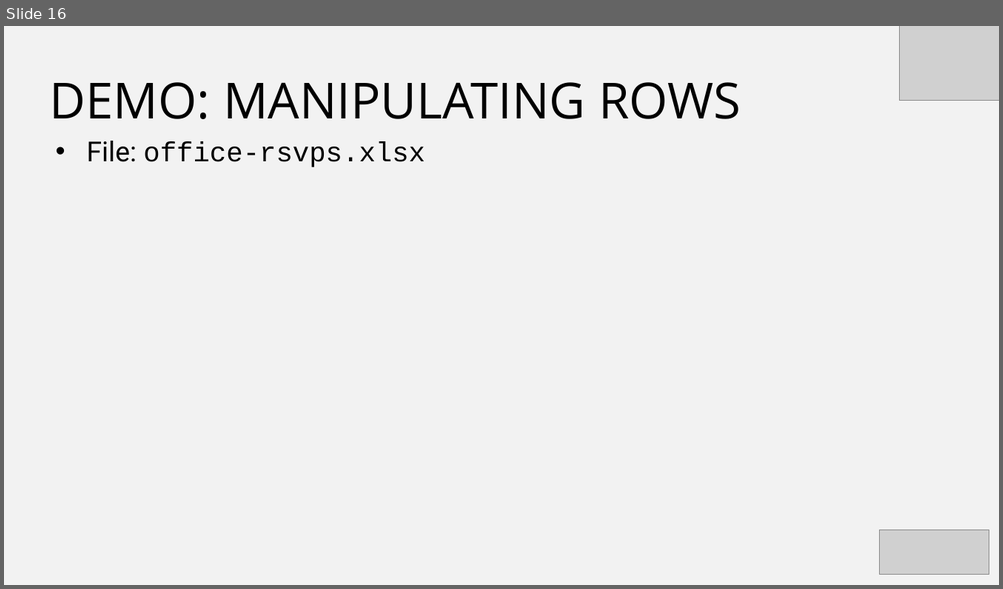
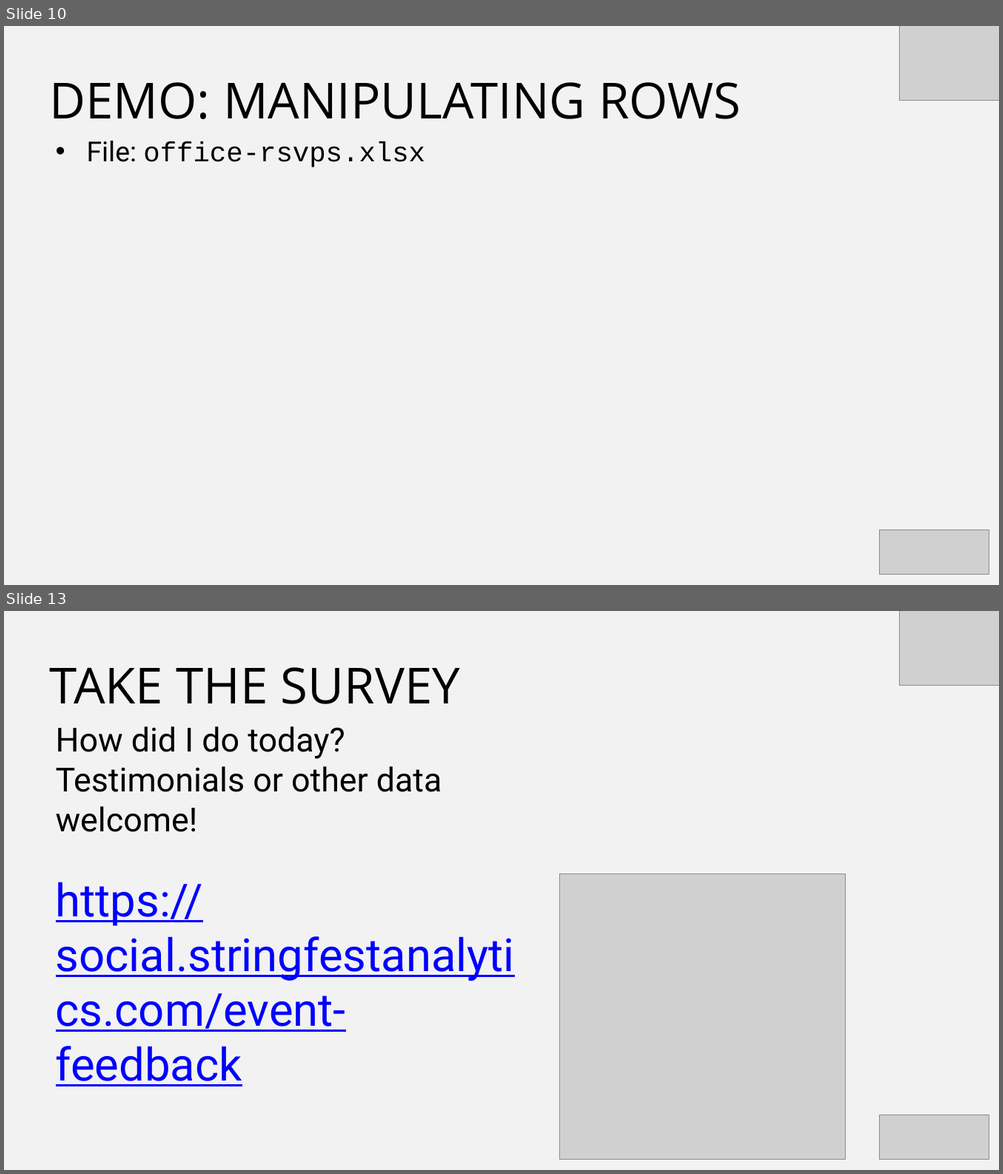
Before and after one commit to stringfestdata/pq-pdq, a slide deck: pq-pdq.pptx. Shown one above the other, each under a label of ours: slide 16 before the commit, slides 10 and 13 after it; the slides between them are not shown. The pictures are 1003x589 and 1003x1174 pixels, drawn with LibreOffice and Linux fonts; fonts in the diff are those of the drawing; grey boxes stand for pictures. Boxes give left, top, right and bottom in pixels: in the first picture for what was removed or moved away, otherwise in the second. Text is boxed around its words. In the diff, an @@ line names an element or a change of style, - is before the commit and + after.

```diff
--- a/pq-pdq.pptx
+++ b/pq-pdq.pptx
@@ slide 13 added at [4, 611, 999, 1170], background #F2F2F2 @@
@@ picture added at [899, 611, 999, 686] @@
@@ text added at [50, 667, 460, 704], 72 pt, text #000000 @@
+TAKE THE SURVEY
@@ text added at [56, 726, 515, 1087], 66 pt, text #0000FF, underline @@
+How did I do today? Testimonials or other data welcome!
+https://social.stringfestanalytics.com/event-feedback
@@ picture added at [560, 874, 845, 1160] @@
@@ picture added at [879, 1115, 989, 1159] @@
@@ what was slide 16 is now slide 10 @@
```
Also in this commit, not shown: 4 slides changed, 7 slides removed, 2 other files.
